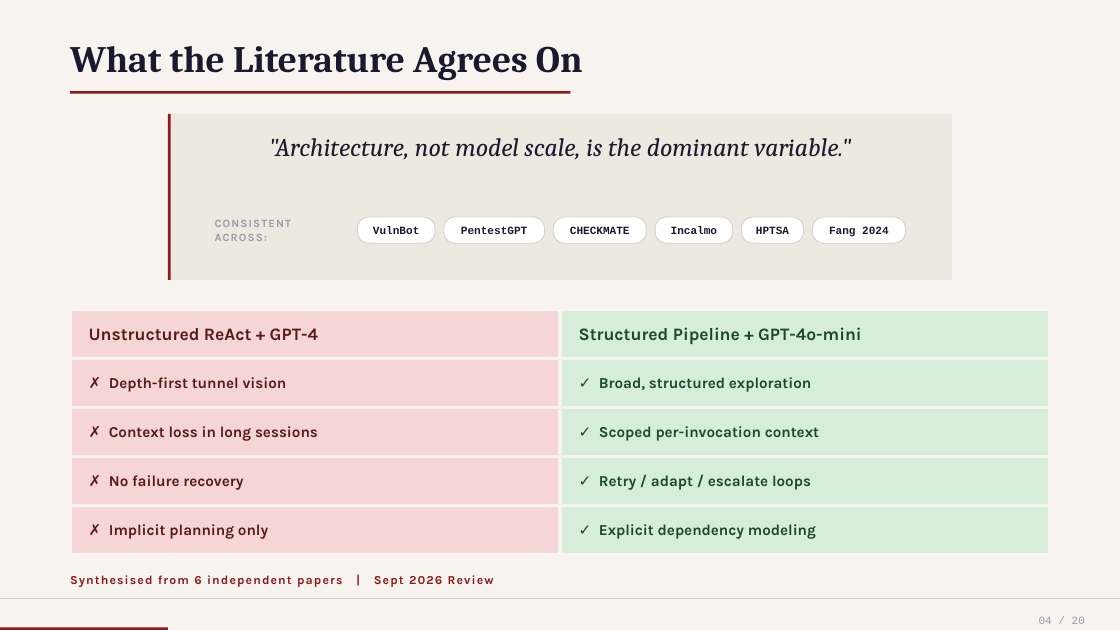
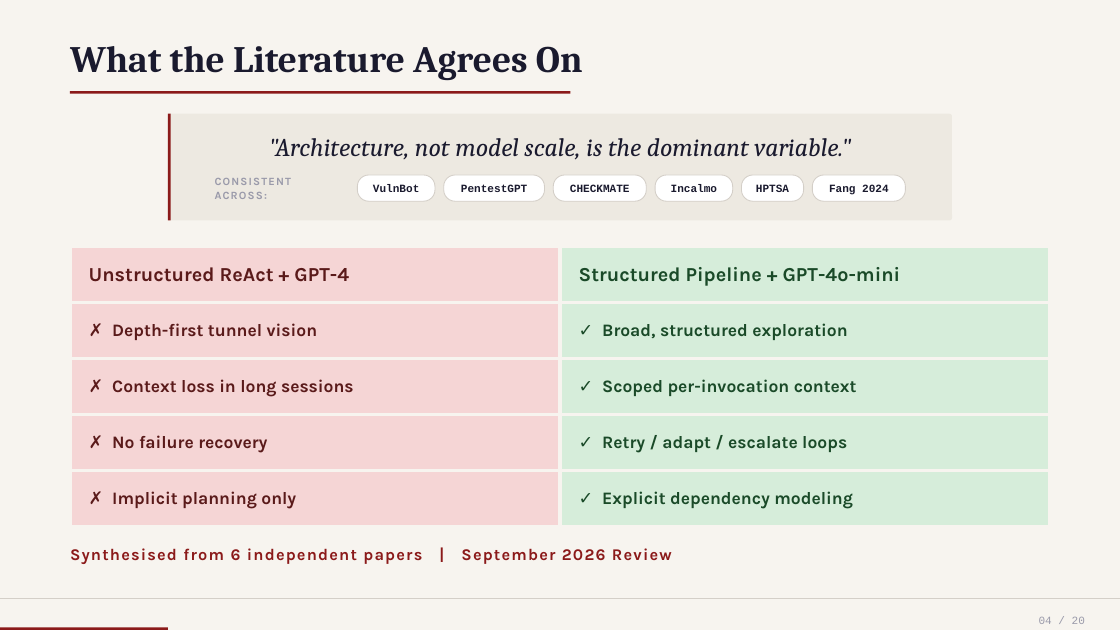
Before and after one commit to nishan-paul-hello/cmatrix-agentic-red-team, a slide deck: slide 1 of docs/presentation/file-3/slide-04-survey-finding.pptx. Drawn at 1120x630 pixels with LibreOffice and Linux fonts; fonts in the diff are those of the drawing. Boxes give left, top, right and bottom in pixels: in the first picture for what was removed or moved away, otherwise in the second. Text is boxed around its words. In the diff, an @@ line names an element or a change of style, - is before the commit and + after.

```diff
--- a/docs/presentation/file-3/slide-04-survey-finding.pptx
+++ b/docs/presentation/file-3/slide-04-survey-finding.pptx
@@ rounded rectangle resized from (x1=168, y1=113, x2=952, y2=280) to (x1=168, y1=113, x2=952, y2=220) @@
@@ rounded rectangle at (x1=168, y1=113, x2=952, y2=220): proportions changed @@
@@ rectangle resized from (x1=168, y1=113, x2=171, y2=280) to (x1=168, y1=113, x2=171, y2=220) @@
@@ 7 texts, 6 rounded rectangles moved together from (x1=215, y1=217, x2=906, y2=243) to (x1=215, y1=175, x2=906, y2=201) @@
@@ table at (x1=70, y1=247, x2=1049, y2=513) @@
@@ size 15 to 17 pt in "Unstructured ReAct + GPT-4", "Structured Pipeline + GPT-4o-mini" @@
@@ size 13 to 15 pt in "✗ Depth-first tunnel vision", "✓ Broad, structured exploration", "✗ Context loss in long sessions", "✓ Scoped per-invocation context" and 4 more places @@
@@ table resized from (x1=70, y1=310, x2=1049, y2=543) to (x1=70, y1=247, x2=1049, y2=513) @@
@@ text at (x1=70, y1=548, x2=672, y2=564): text changed; size 10.5 to 14 pt @@
-Synthesised from 6 independent papers | Sept 2026 Review
+Synthesised from 6 independent papers | September 2026 Review
```
Also in this commit, not shown: 2 other files.
